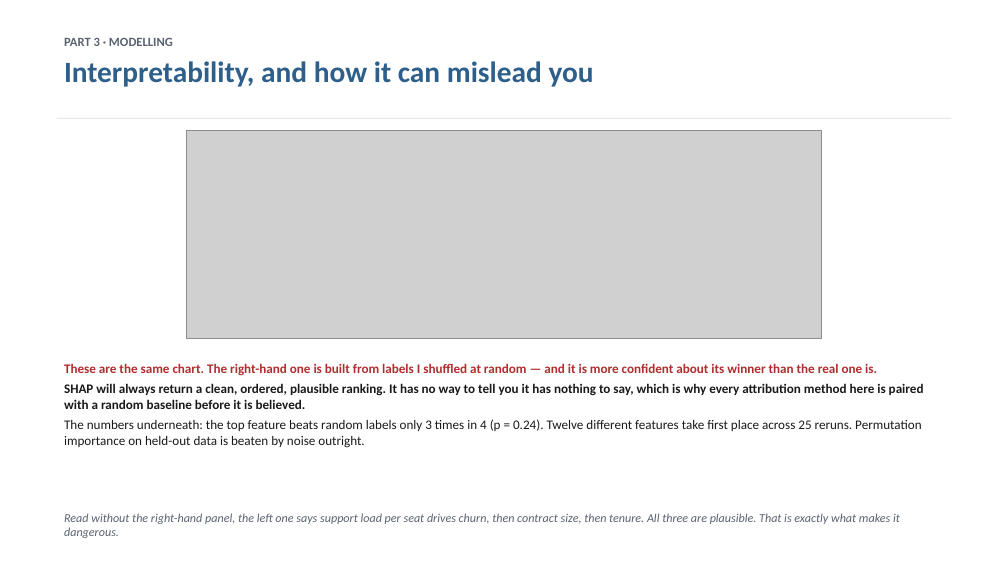
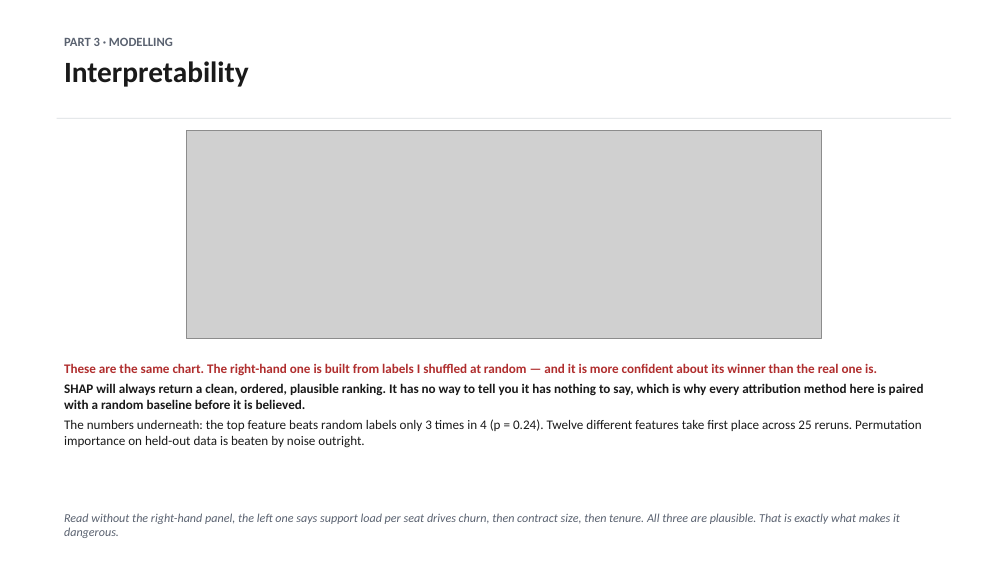
Before and after one commit to dmitriyratu/avepoint-churn-case-study, a slide deck: slide 13 of outputs/decks/AvePoint_Case_Study.pptx. Drawn at 1008x567 pixels with LibreOffice and Linux fonts; fonts in the diff are those of the drawing; grey boxes stand for pictures. Boxes give left, top, right and bottom in pixels: in the first picture for what was removed or moved away, otherwise in the second. Text is boxed around its words. In the diff, an @@ line names an element or a change of style, - is before the commit and + after.

```diff
--- a/outputs/decks/AvePoint_Case_Study.pptx
+++ b/outputs/decks/AvePoint_Case_Study.pptx
@@ text at box(64, 61, 249, 87): text changed; text colour #2E5F8A to #1A1A1A @@
-Interpretability, and how it can mislead you
+Interpretability
```
Also in this commit, not shown: 8 other slides changed, 1 slide added, 1 slide removed, 13 other files.
